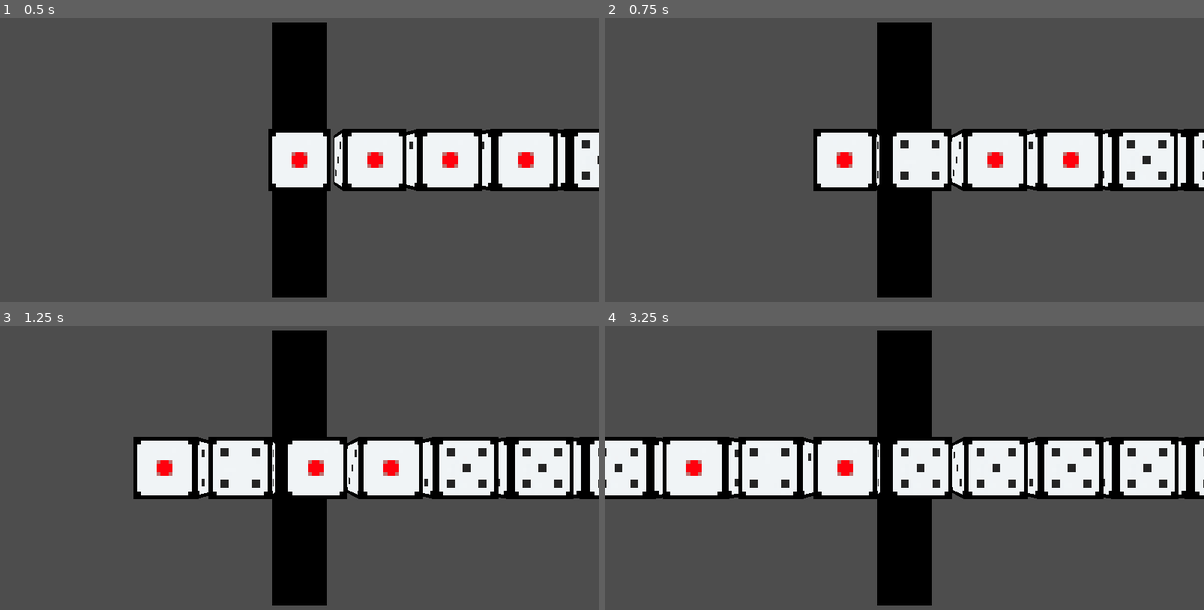
Above: before the commit, frames 1-4 (two rows, left to right).
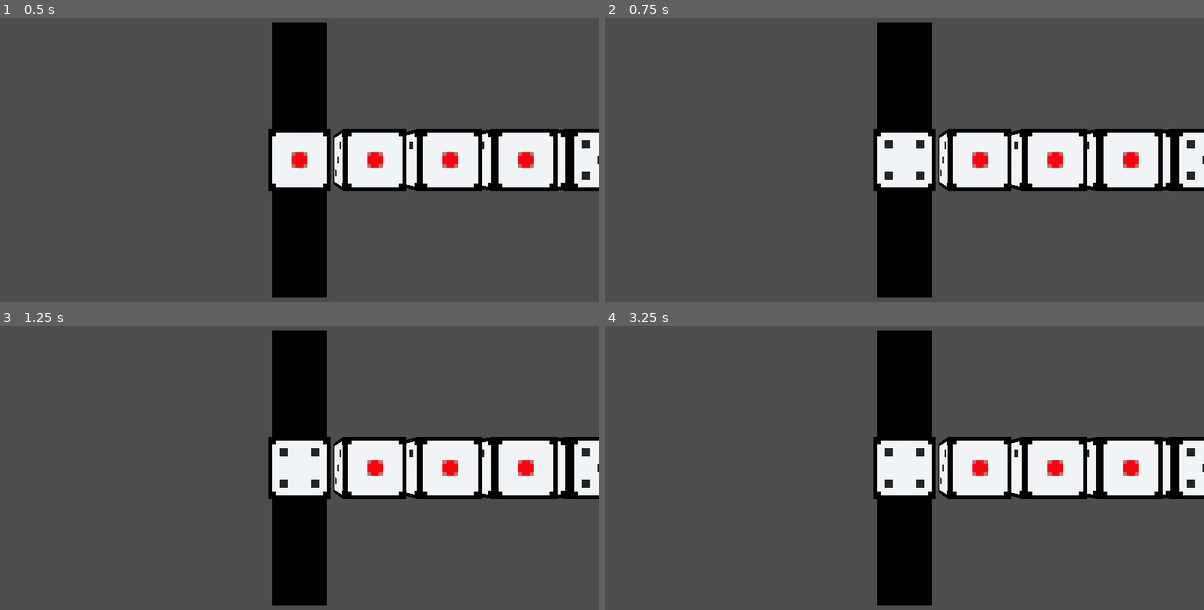
Above: after the commit, the same moments.

Repository: Yiulun-But/DiceShooter
Game: Godot game, scene res://scenes/game.tscn
Two runs of this game, one before a commit and one after it. Both use one fixed random seed, a clock stepped at 60 frames per second and the inputs below. Sound files missing from this copy of the repository are replaced by a short silence.
Inputs:
- Up to frame 1 (0.5 s): no input
- Up to frame 2 (0.75 s): tap Enter at 0.5 s; hold D (right) from 0.53 s (still down)
- Up to frame 3 (1.25 s): keep holding D (right)
- Up to frame 4 (3.25 s): release D (right) at 1.28 s; hold S (down) 1.28-2.03 s; hold D (right) 2.03-2.78 s; hold W (up) from 2.78 s (still down)

Frame 1 is identical in both runs. In frame 2, 6.1% of the frame differs, in the area x 34-100%, y 39-61%; in frame 3, 9.0%; in frame 4, 14%, in the area x 0-100%, y 39-61%.

Commit message:
used more accurate timing based on elapsed audio

Diff:
--- a/rythumdice/scenes/game.tscn
+++ b/rythumdice/scenes/game.tscn
@@ -19,8 +19,6 @@
 [node name="song" type="AudioStreamPlayer" parent="bgm"]
 stream = ExtResource("3_p57ef")
 
-[node name="beat" type="Timer" parent="bgm"]
-
 [node name="level_generator" parent="." instance=ExtResource("4_u5sy4")]
 level = "res://levels/test_song.json"
 metadata/_edit_lock_ = true
@@ -28,5 +26,3 @@
 [node name="MeshInstance3D" type="MeshInstance3D" parent="."]
 transform = Transform3D(1, 0, 0, 0, -2.18557e-07, 1, 0, -5, -4.37114e-08, 0, 0, 0)
 mesh = SubResource("QuadMesh_7jktm")
-
-[connection signal="timeout" from="bgm/beat" to="bgm" method="_on_beat_timeout"]
--- a/rythumdice/scripts/bgm.gd
+++ b/rythumdice/scripts/bgm.gd
@@ -1,25 +1,23 @@
 extends Node
+signal  on_beat
 
-signal on_beat
+var tempo
+var audio
+var timings
+var next_beat = 1
 
-var tempo: int = 120
-var audio
 @onready var song = $song
-@onready var beat_timer = $beat
-
-var beat_length_s = 60. / tempo
 
 func _ready():
 	add_to_group("bgm")
 
-func _on_beat_timeout():
-	emit_signal("on_beat")
-
 func start_song():
-	beat_timer.wait_time = beat_length_s
-	beat_timer.one_shot = false
-	beat_timer.start()
-
 	var audio_stream = load(audio)
 	song.stream = audio_stream
 	song.play()
+
+func _process(_delta):
+	var song_elapsed = song.get_playback_position()
+	if next_beat < timings.size() and song_elapsed >= timings[next_beat]:
+		emit_signal("on_beat")
+		next_beat += 1
--- a/rythumdice/scripts/level_generator.gd
+++ b/rythumdice/scripts/level_generator.gd
@@ -9,6 +9,7 @@
 const die_spacing = 1.2
 
 func timings_from_beatmap(beatmap):
+	# generates a list of timestamps where each beat hits
 	var timings = []
 	var beat_length_s = 60. / beatmap.bpm
 	var dice_sequence = beatmap.dice
@@ -17,15 +18,17 @@
 		# in future will handle different beat divisions here
 		timings.append(i * beat_length_s)
 
+	return timings
+
 func _ready():
 	add_to_group("levelgen")
-
 	level_data = load_json(level)
 
 	# setup bgm node to handle note timings
 	bgm = get_tree().get_nodes_in_group("bgm")[0]
-	bgm.tempo = level_data.bpm
-	bgm.audio = level_data.audio
+	bgm.tempo   = level_data.bpm
+	bgm.audio   = level_data.audio
+	bgm.timings = timings_from_beatmap(level_data)
 	bgm.start_song()
 
 	# generate dice sequence
@@ -34,15 +37,13 @@
 	for i in range(dice_sequence.size()):
 		var die = dice.instantiate()
 
-		if prev_die != null: prev_die.next = die
-
 		die.spawn_face = dice_sequence[i]
 		bgm.connect("on_beat", Callable(die, "_on_beat"))
 		add_child(die)
+		die.global_position = Vector3(die_spacing * i, 0, 0)
 
-		die.global_position = Vector3(die_spacing * i, 0, 0)
 		if i == 0: die.active = true
-
+		if prev_die != null: prev_die.next = die
 		prev_die = die
 
 func _process(_delta):
